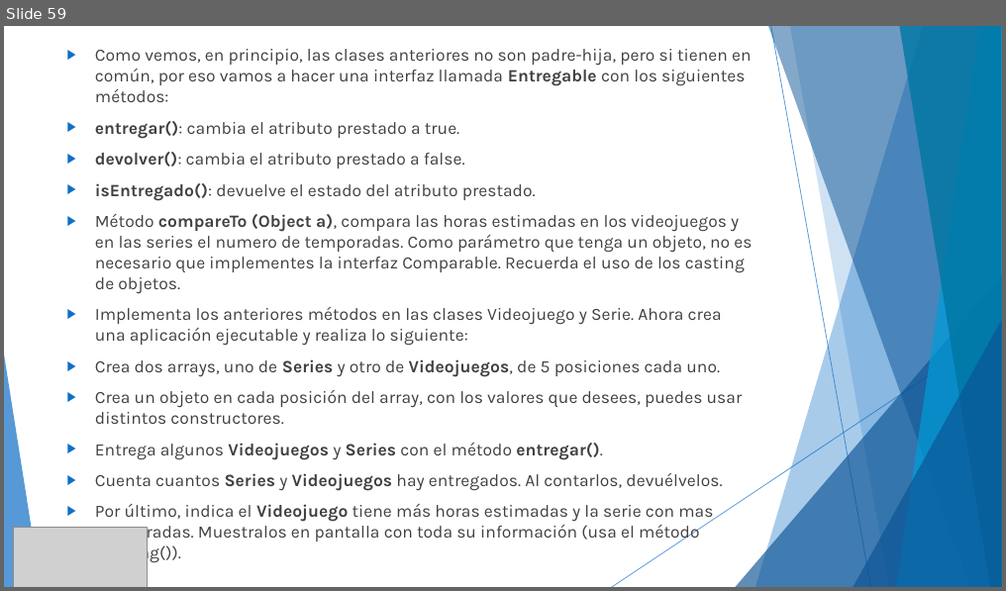
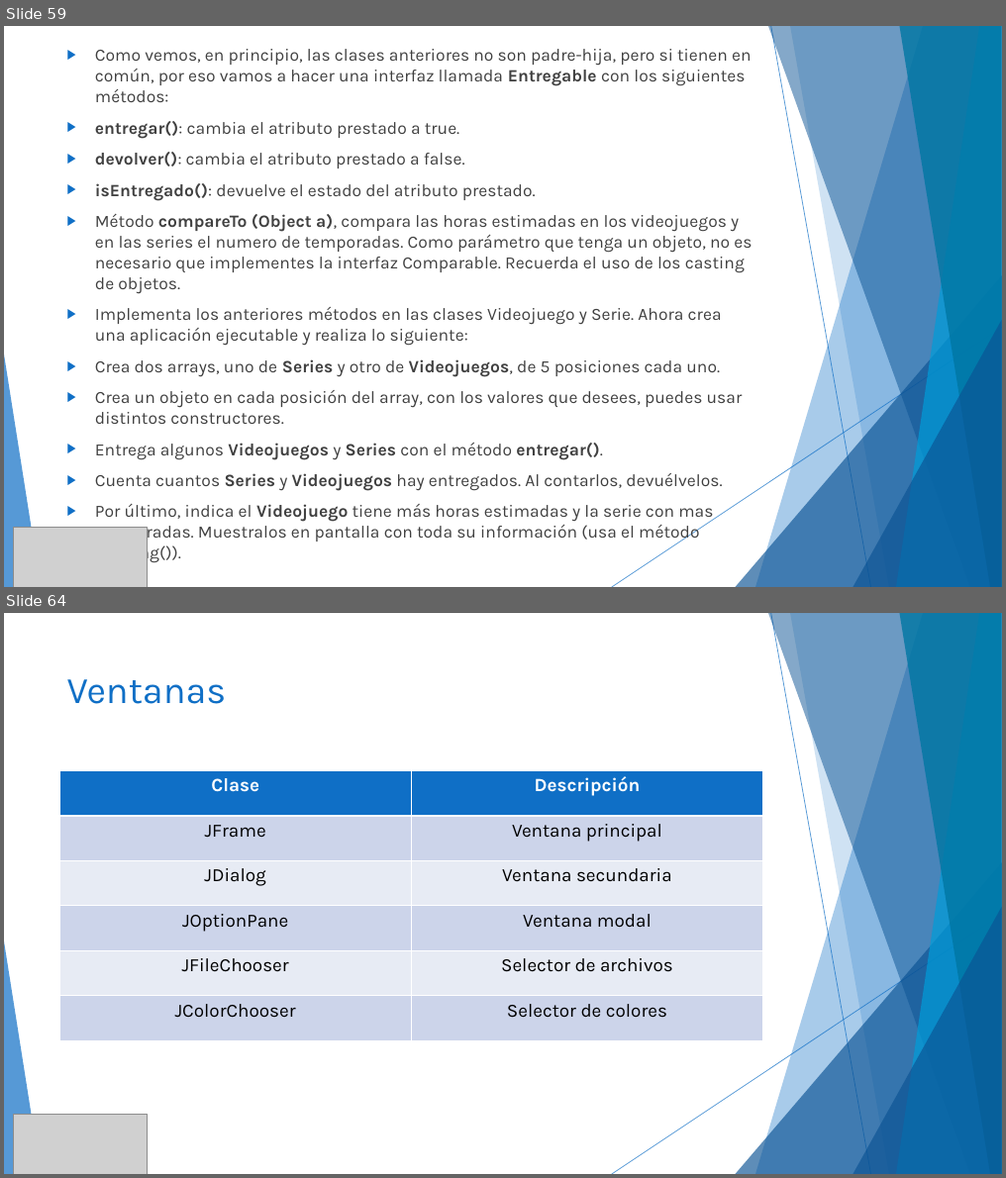
Before and after one commit to MChuil/Java, a slide deck: JAVA.pptx. Shown one above the other, each under a label of ours: slide 59 before the commit, slides 59 and 64 after it; the slides between them are not shown. The pictures are 1006x591 and 1006x1178 pixels, drawn with LibreOffice and Linux fonts; fonts in the diff are those of the drawing; grey boxes stand for pictures. Boxes give left, top, right and bottom in pixels: in the first picture for what was removed or moved away, otherwise in the second. Text is boxed around its words. In the diff, an @@ line names an element or a change of style, - is before the commit and + after.

```diff
--- a/JAVA.pptx
+++ b/JAVA.pptx
@@ slide 64 added at (4, 613, 1002, 1174), background #FFFFFF; not listed: 10 template elements that a slide beside it also shows @@
@@ title added at (67, 679, 227, 704), 36 pt, text #0F6FC6 @@
+Ventanas
@@ table added at (59, 771, 763, 1042), 6 rows, 2 columns @@
+Clase | Descripción
+JFrame | Ventana principal
+JDialog | Ventana secundaria
+JOptionPane | Ventana modal
+JFileChooser | Selector de archivos
+JColorChooser | Selector de colores
@@ picture added at (14, 1115, 147, 1174) @@
```
Also in this commit, not shown: 2 slides changed, 11 other slides added, 1 slide removed, 22 other files.
